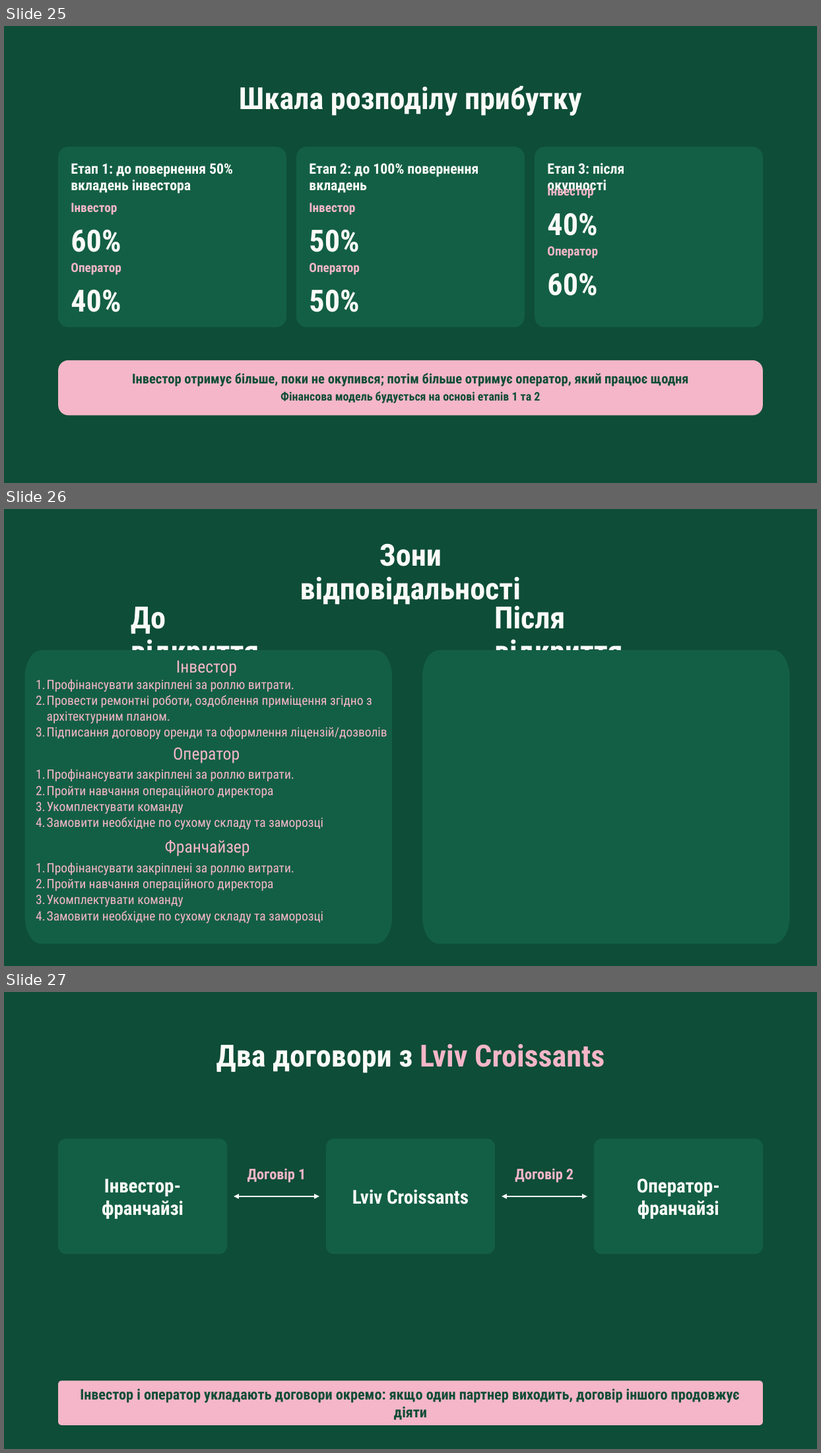
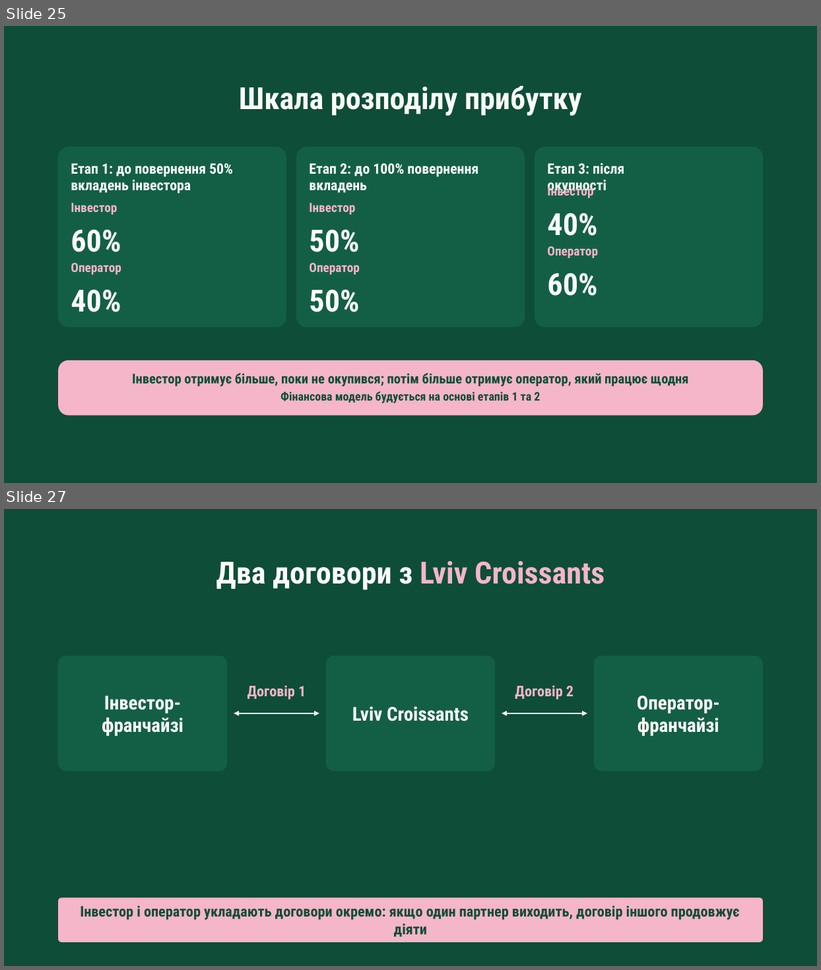
Before and after one commit to denfidiriv-cmyk/xcrypto, a slide deck: presentation_with_contract.pptx. Shown one above the other, each under a label of ours: slides 25, 26 and 27 before the commit, slides 25 and 27 after it; the slides between them are not shown. The pictures are 821x1453 and 821x970 pixels, drawn with LibreOffice and Linux fonts; fonts in the diff are those of the drawing. Boxes give left, top, right and bottom in pixels: in the first picture for what was removed or moved away, otherwise in the second. Text is boxed around its words. In the diff, an @@ line names an element or a change of style, - is before the commit and + after.

```diff
--- a/presentation_with_contract.pptx
+++ b/presentation_with_contract.pptx
@@ slide 26 removed at <box>4,509,817,966</box>, background #0E4D38 @@
@@ text removed at <box>300,543,521,607</box> @@
-Зони відповідальності
@@ text removed at <box>131,607,259,669</box> @@
-До відкриття
@@ text removed at <box>494,606,623,650</box> @@
-Після відкриття
@@ freeform shape removed at <box>24,650,392,945</box> @@
@@ text removed at <box>176,660,237,677</box> @@
-Інвестор
@@ freeform shape removed at <box>422,650,789,945</box> @@
@@ text removed at <box>36,679,387,739</box> @@
-  1. Профінансувати закріплені за роллю витрати.
-  2. Провести ремонтні роботи, оздоблення приміщення згідно з архітектурним планом.
-  3. Підписання договору оренди та оформлення ліцензій/дозволів
@@ text removed at <box>173,747,240,764</box> @@
-Оператор
@@ text removed at <box>36,769,323,830</box> @@
-  1. Профінансувати закріплені за роллю витрати.
-  2. Пройти навчання операційного директора
-  3. Укомплектувати команду
-  4. Замовити необхідне по сухому складу та заморозці
@@ text removed at <box>165,840,250,857</box> @@
-Франчайзер
@@ text removed at <box>36,863,323,923</box> @@
-  1. Профінансувати закріплені за роллю витрати.
-  2. Пройти навчання операційного директора
-  3. Укомплектувати команду
-  4. Замовити необхідне по сухому складу та заморозці
```
Also in this commit, not shown: 1 slide added.
